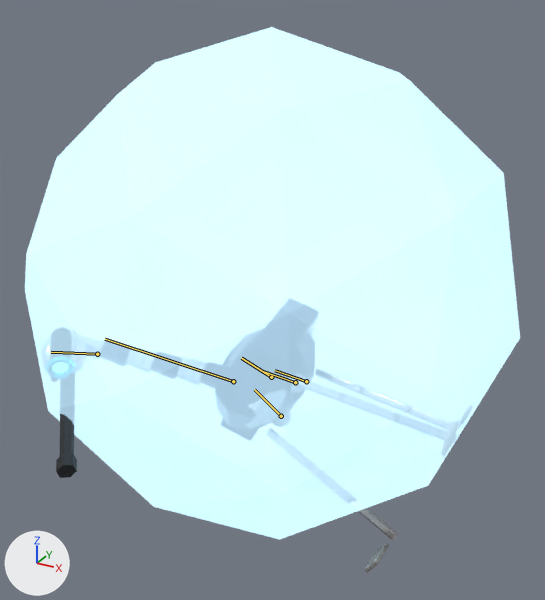
The glTF model public/creatures/overwatch_shiny.glb, before and after one commit.
Rendered twice from a 50 mm camera at (1.22, -2.212, 1.849) aimed at (0.025, -0.039, 0.762). Arrows for +X, +Y and +Z are at lower left; the lights stay in place. The first picture is the older version. Both versions are drawn at frame 11 of the action 'faint'; the numbers are the values there. The bones that change are drawn over the model as lines.

The first picture shows 'overwatch_shiny_body', 'overwatch_shiny_glow0'.
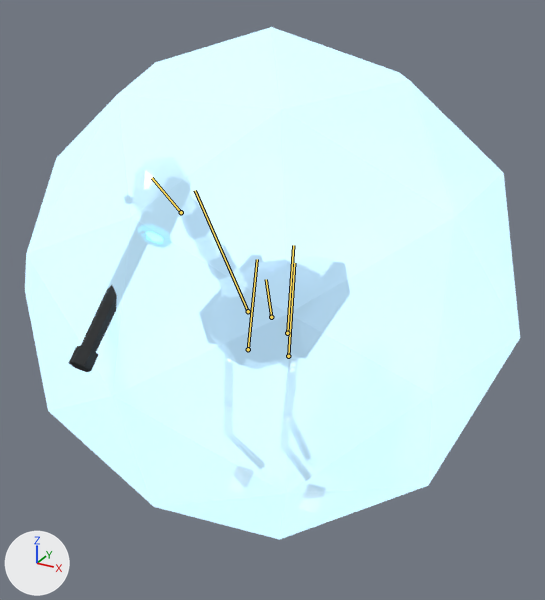
Boxes [x1, y1, x2, y2] around the edits, measured in the pictures (545 x 600 px):
'overwatch_shiny_body', posed (35% narrower, 30% taller): before [41, 298, 473, 573]; after [69, 157, 350, 515]
'overwatch_shiny_glow0', posed: before [53, 362, 68, 373]; after [146, 232, 163, 242]
bone 'body', root to tip: before (271, 377) to (241, 358); after (271, 317) to (266, 279)
bone 'neck', root to tip: before (233, 381) to (105, 339); after (248, 311) to (195, 190)
bone 'head', root to tip: before (97, 354) to (51, 352); after (181, 212) to (152, 178)
bone 'leg_L', root to tip: before (295, 382) to (262, 371); after (288, 356) to (294, 263)
bone 'leg_R', root to tip: before (281, 416) to (254, 389); after (248, 349) to (257, 259)
bone 'leg_B', root to tip: before (306, 381) to (275, 370); after (287, 333) to (293, 245)

The change in detail:
Bone 'body' (bone_body) moves from (0.0, -0.357, 0.0) to (0.0, -0.103, 0.0).
Bone 'body' (bone_body) turns from (0, 0, 70) to (5, -1, 6) degrees about its own x, y and z.
Bone 'body' (bone_body) is rescaled from (1.0, 0.92, 1.0) to (1.0, 0.99, 1.0).
Bone 'neck' (bone_neck) turns from (21, 0, 0) to (19, 0, 0) degrees about its own x, y and z.
Bone 'head' (bone_head) turns from (24, 0, 0) to (15, 0, 0) degrees about its own x, y and z.
Bone 'leg_L' (bone_leg_l) turns from (0, 0, 14) to (-25, 0, 1) degrees about its own x, y and z.
Bone 'leg_R' (bone_leg_r) turns from (0, 0, -14) to (-25, 0, -1) degrees about its own x, y and z.
Bone 'leg_B' (bone_leg_b) turns from (0, 0, 14) to (-25, 0, 1) degrees about its own x, y and z.
